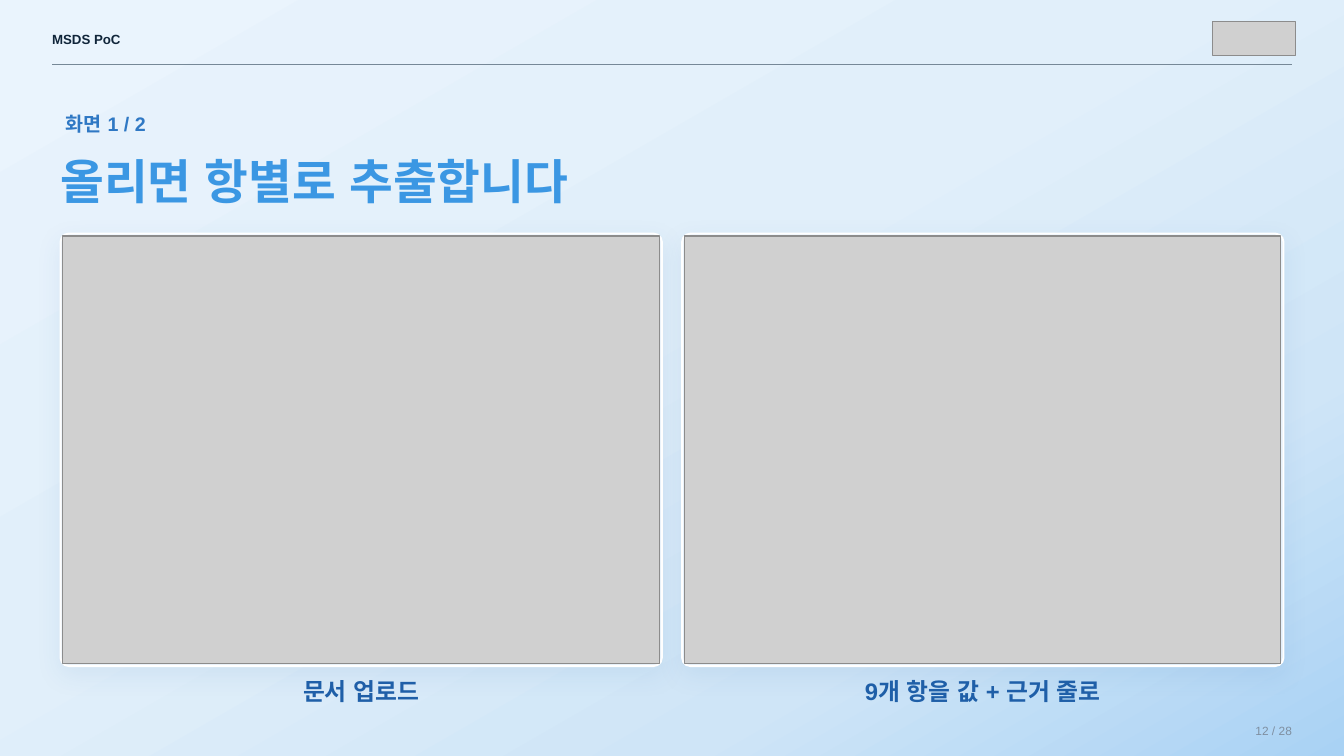
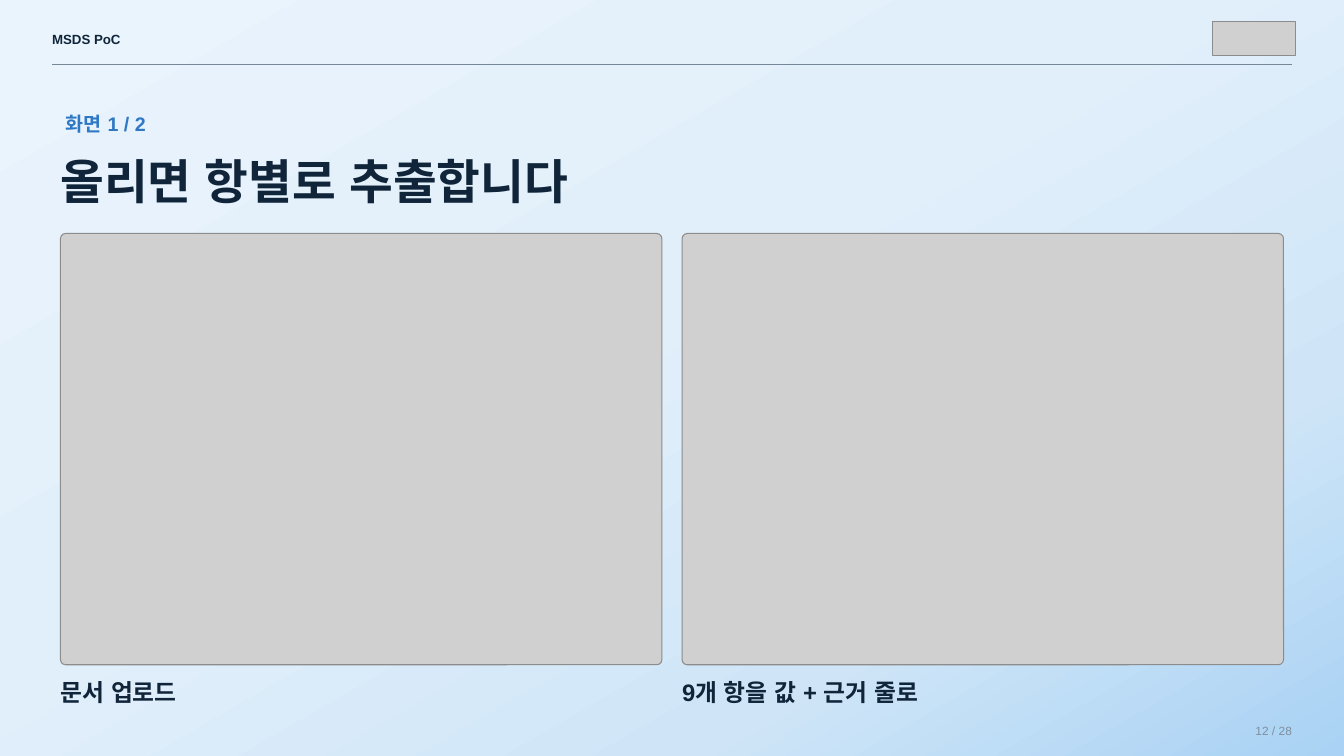
Before and after one commit to sunub/for-digital-divide, a slide deck: slide 12 of MSDS_PoC_flat.pptx. Drawn at 1344x756 pixels with LibreOffice and Linux fonts; fonts in the diff are those of the drawing; grey boxes stand for pictures. Boxes give left, top, right and bottom in pixels: in the first picture for what was removed or moved away, otherwise in the second. Text is boxed around its words. In the diff, an @@ line names an element or a change of style, - is before the commit and + after.

```diff
--- a/MSDS_PoC_flat.pptx
+++ b/MSDS_PoC_flat.pptx
@@ text "올리면 항별로 추출합니다" at [60,158,568,204]: text colour #3B97E3 to #10253A @@
@@ rounded rectangle removed at [60,234,662,666] @@
@@ picture: place and size @@
-picture at [685,236,1281,663]
+picture at [683,234,1285,665]
@@ rounded rectangle removed at [683,234,1285,666] @@
@@ text "문서 업로드" at [60,681,177,703]: text colour #1F5FA8 to #10253A; alignment centre to left @@
@@ text "9개 항을 값 + 근거 ..." at [682,681,918,703]: text colour #1F5FA8 to #10253A; alignment centre to left @@
```
Also in this commit, not shown: 24 other slides changed.
